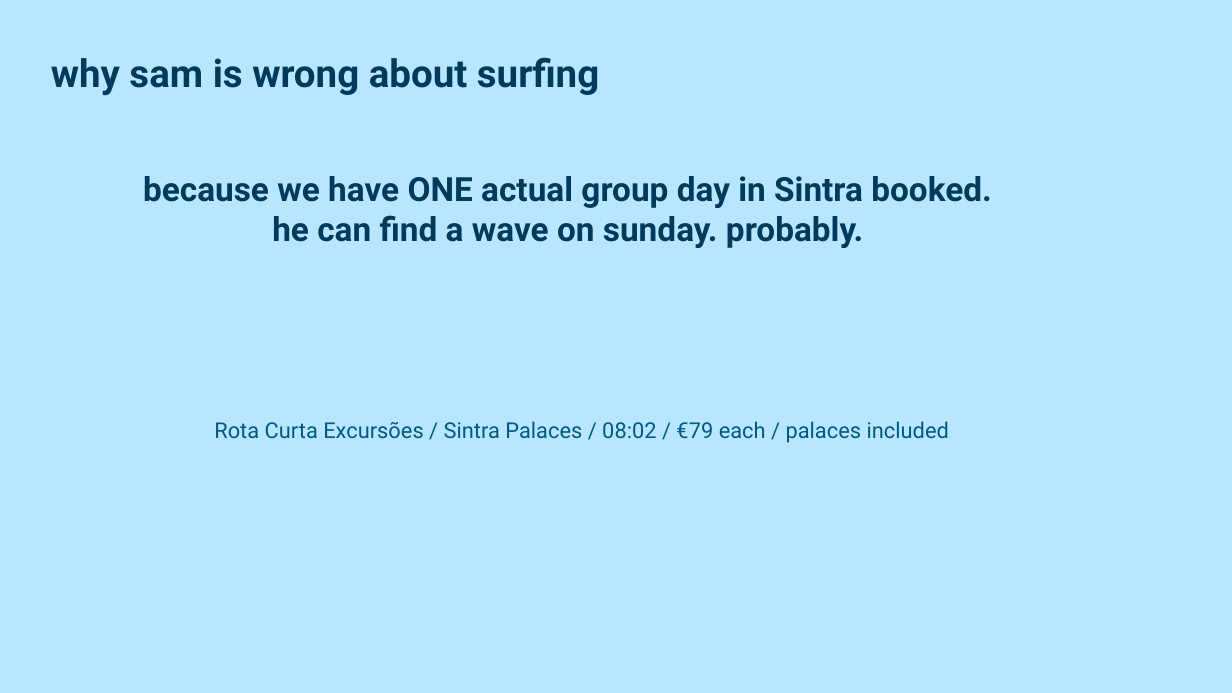
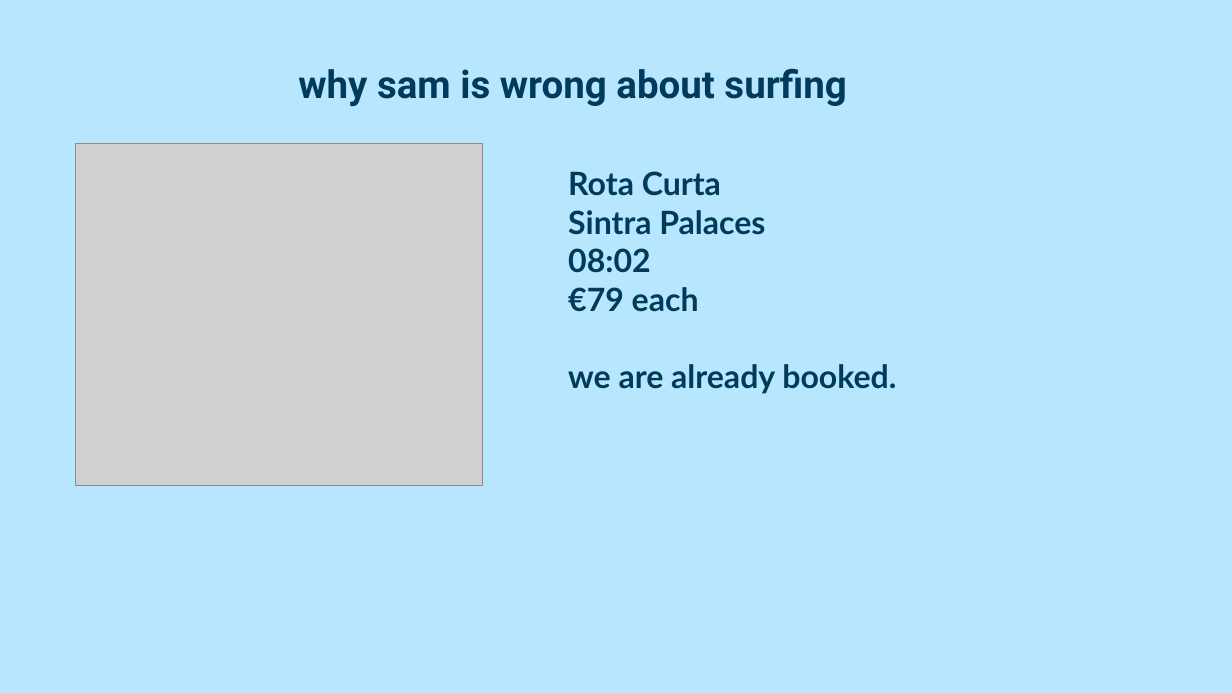
Before and after one commit to guneetsingh097/LisbonDemo, a slide deck: slide 3 of planning-documents/priya-food-and-activity-pitch.pptx. Drawn at 1232x693 pixels with LibreOffice and Linux fonts; fonts in the diff are those of the drawing; grey boxes stand for pictures. Boxes give left, top, right and bottom in pixels: in the first picture for what was removed or moved away, otherwise in the second. Text is boxed around its words. In the diff, an @@ line names an element or a change of style, - is before the commit and + after.

```diff
--- a/planning-documents/priya-food-and-activity-pitch.pptx
+++ b/planning-documents/priya-food-and-activity-pitch.pptx
@@ text "why sam is wrong about ...": place and size @@
-text "why sam is wrong about ..." at (51, 57, 599, 95)
+text "why sam is wrong about ..." at (298, 68, 846, 106)
@@ text "why sam is wrong about ..." at (298, 68, 846, 106): alignment left to centre @@
@@ picture added at (76, 143, 482, 485) @@
@@ text removed at (143, 176, 992, 248) @@
-because we have ONE actual group day in Sintra booked.
-he can find a wave on sunday. probably.
@@ text at (568, 171, 896, 394): text changed; size 17 to 25 pt; font Roboto to Lato; text colour #005B82 to #003B5C; bold on @@
-Rota Curta Excursões / Sintra Palaces / 08:02 / €79 each / palaces included
+Rota Curta
+Sintra Palaces
+08:02
+€79 each
+we are already booked.
```
Also in this commit, not shown: 5 other slides changed, 1 slide added, 1 slide removed, 9 other files.
